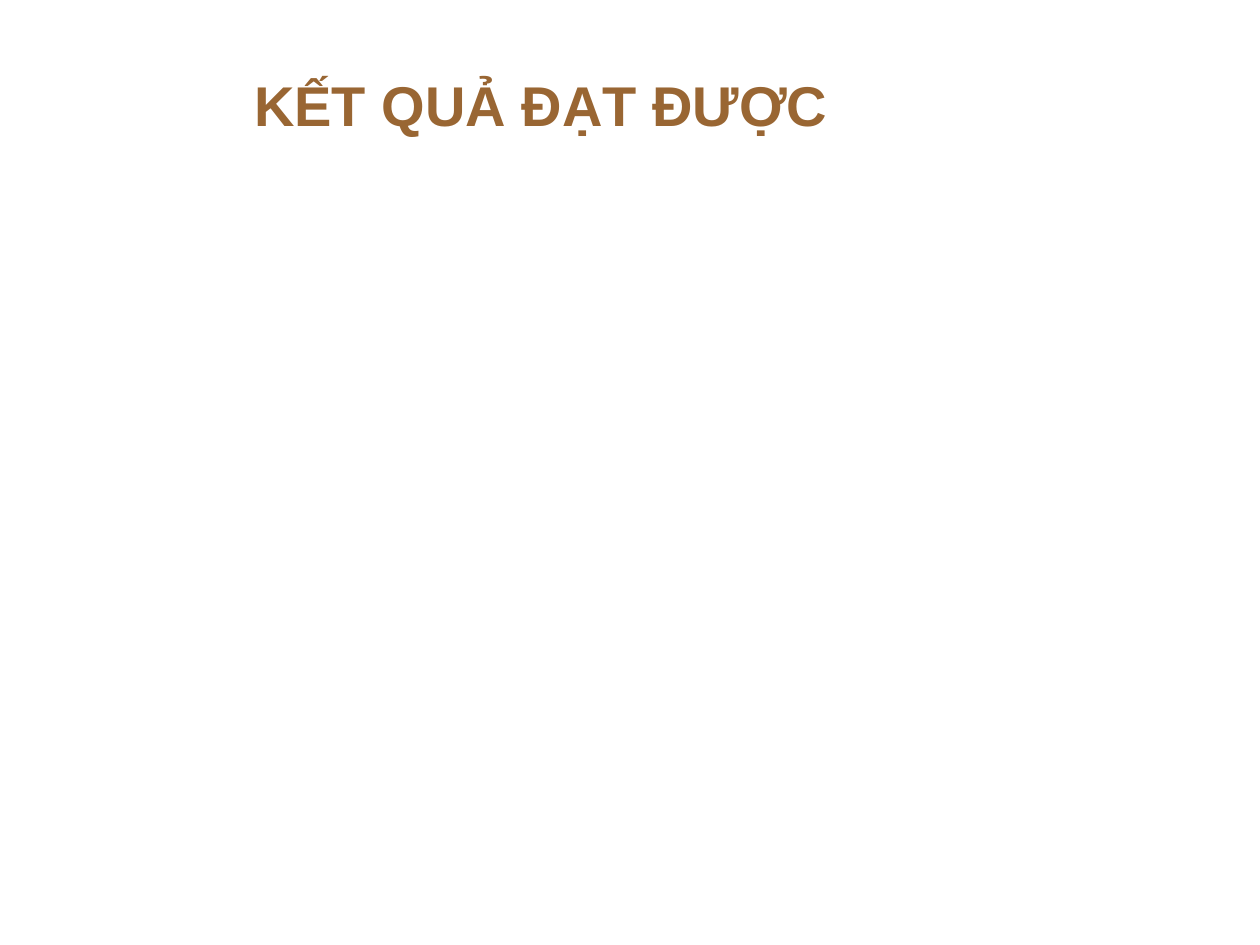
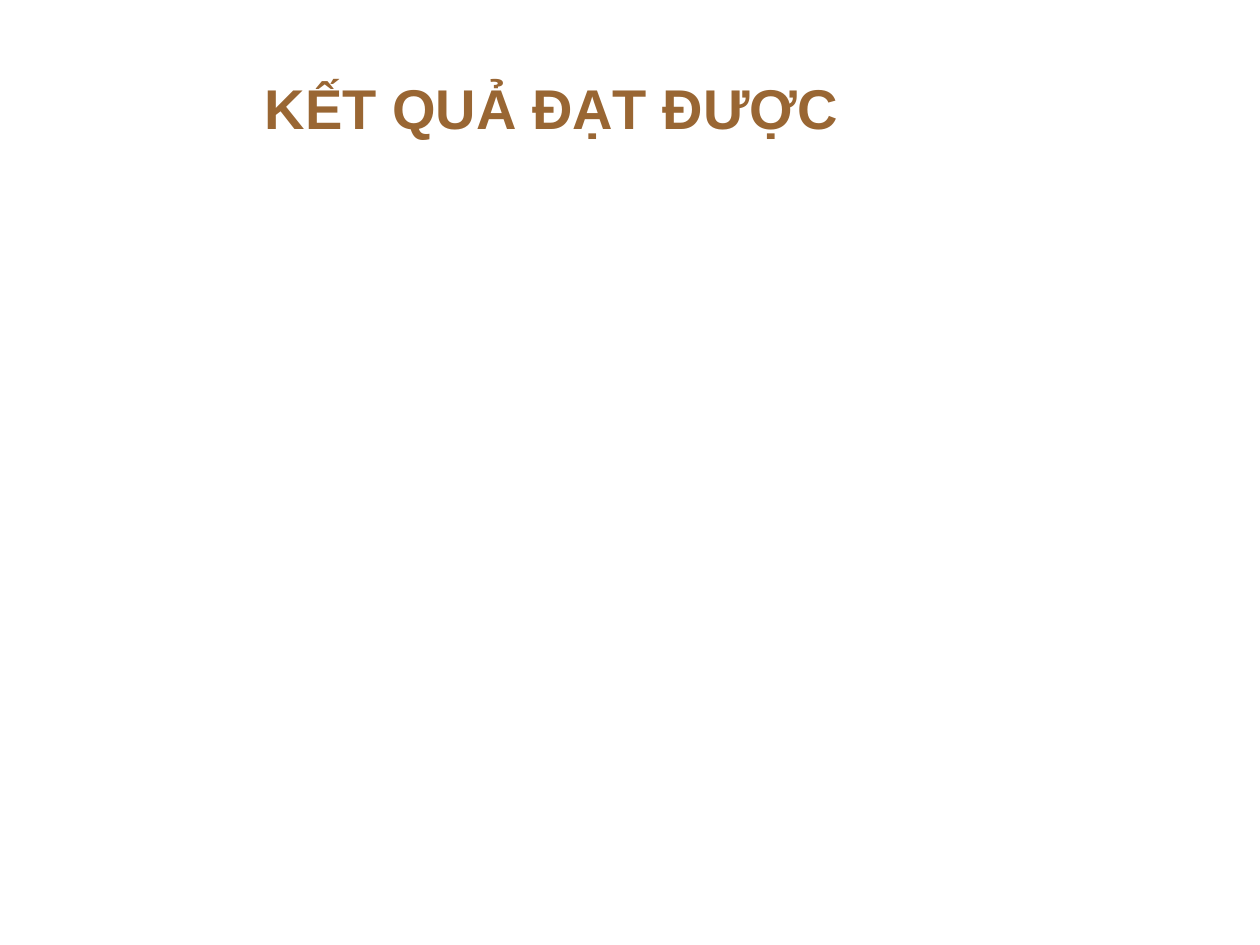
Before and after one commit to xhaitungx/pdf-reader, a slide deck: slide 8 of Mau Slide Powerpoint Dai hoc Can Tho CTU.pptx. Drawn at 1260x945 pixels with LibreOffice and Linux fonts; fonts in the diff are those of the drawing; background and template pictures are left out. Boxes give left, top, right and bottom in pixels: in the first picture for what was removed or moved away, otherwise in the second. Text is boxed around its words. In the diff, an @@ line names an element or a change of style, - is before the commit and + after.

```diff
--- a/Mau Slide Powerpoint Dai hoc Can Tho CTU.pptx
+++ b/Mau Slide Powerpoint Dai hoc Can Tho CTU.pptx
@@ title "KẾT QUẢ ĐẠT ĐƯỢC": place and size @@
-title "KẾT QUẢ ĐẠT ĐƯỢC" at [254, 82, 827, 137]
+title "KẾT QUẢ ĐẠT ĐƯỢC" at [265, 85, 838, 140]
```
Also in this commit, not shown: 6 other slides changed, 1 slide added, 14 slides removed, 3 other files.
